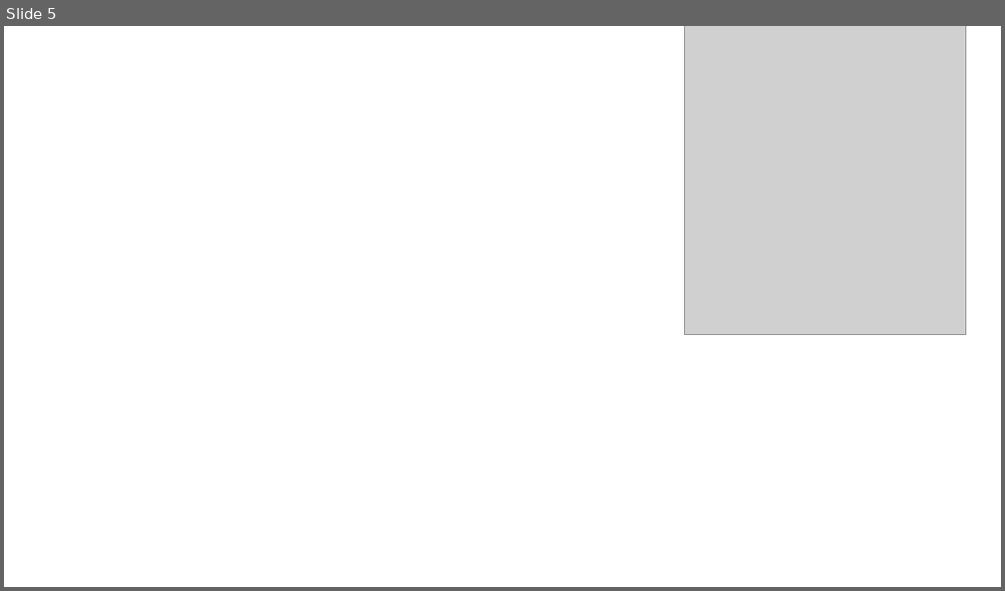
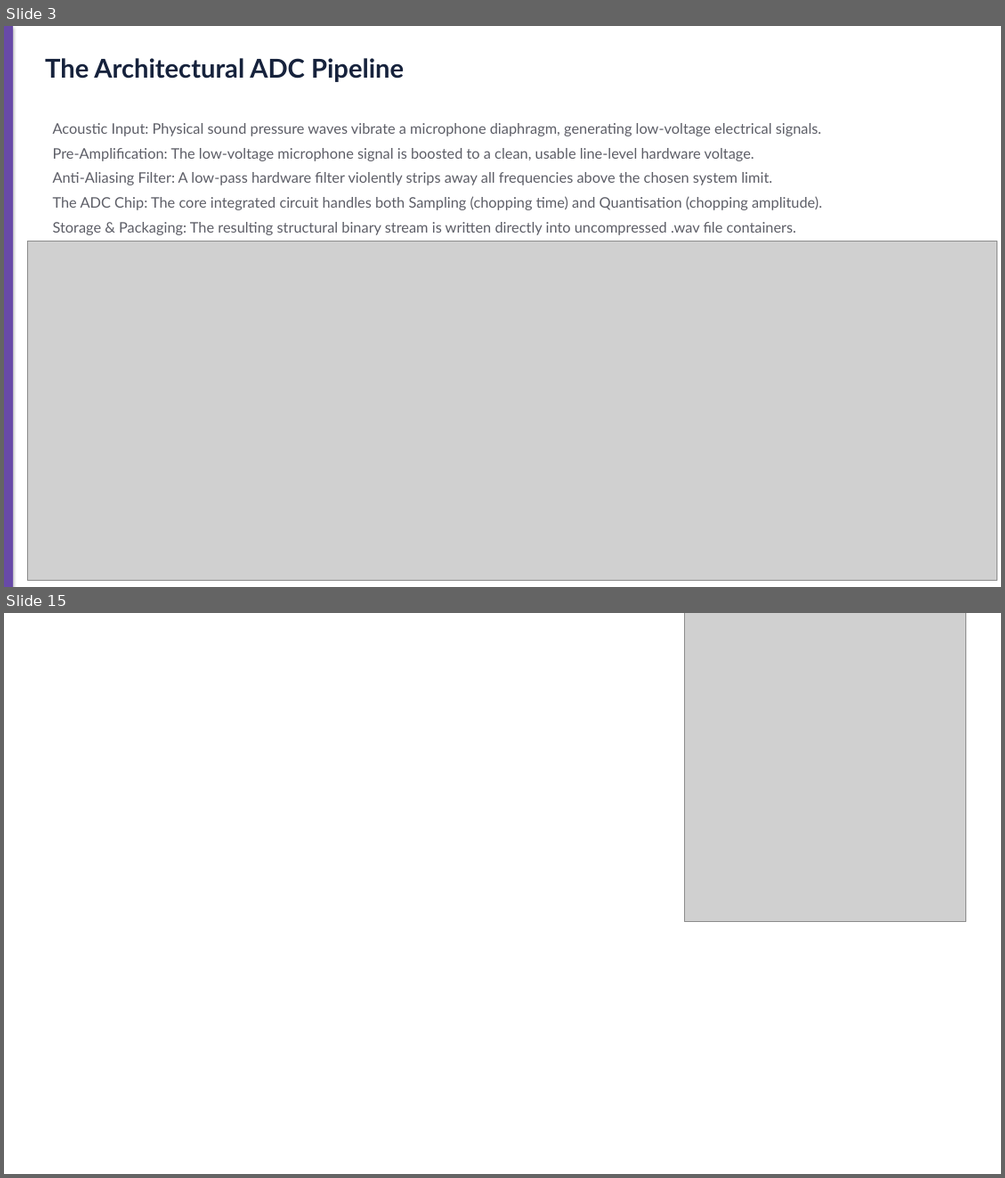
Before and after one commit to anodiamadmin/RedDust, a slide deck: Docs/TechnicalBackground/RedDust_WebRTC_Electronics_Communication_Kim.pptx. Shown one above the other, each under a label of ours: slide 5 before the commit, slides 3 and 15 after it; the slides between them are not shown. The pictures are 1005x591 and 1005x1178 pixels, drawn with LibreOffice and Linux fonts; fonts in the diff are those of the drawing; grey boxes stand for pictures; background and template pictures are left out. Boxes give left, top, right and bottom in pixels: in the first picture for what was removed or moved away, otherwise in the second. Text is boxed around its words. In the diff, an @@ line names an element or a change of style, - is before the commit and + after.

```diff
--- a/Docs/TechnicalBackground/RedDust_WebRTC_Electronics_Communication_Kim.pptx
+++ b/Docs/TechnicalBackground/RedDust_WebRTC_Electronics_Communication_Kim.pptx
@@ slide 3 added at (x1=4, y1=26, x2=1001, y2=587), background #FFFFFF @@
@@ rectangle added at (x1=4, y1=26, x2=13, y2=587), fill #684AA8 @@
@@ text added at (x1=45, y1=58, x2=404, y2=82), 25 pt, text #16223C, bold @@
+The Architectural ADC Pipeline
@@ text added at (x1=53, y1=123, x2=822, y2=235), 14 pt, text #5D5E67 @@
+Acoustic Input: Physical sound pressure waves vibrate a microphone diaphragm, generating low-voltage electrical signals.
+Pre-Amplification: The low-voltage microphone signal is boosted to a clean, usable line-level hardware voltage.
+Anti-Aliasing Filter: A low-pass hardware filter violently strips away all frequencies above the chosen system limit.
+The ADC Chip: The core integrated circuit handles both Sampling (chopping time) and Quantisation (chopping amplitude).
+Storage & Packaging: The resulting structural binary stream is written directly into uncompressed .wav file containers.
@@ picture added at (x1=27, y1=240, x2=997, y2=580) @@
@@ rounded rectangle added at (x1=53, y1=255, x2=957, y2=546), fill #F7F5FA, outline #DAD5E2 1 pt @@
@@ what was slide 5 is now slide 15 @@
```
Also in this commit, not shown: 9 other slides added, 2 other files.
